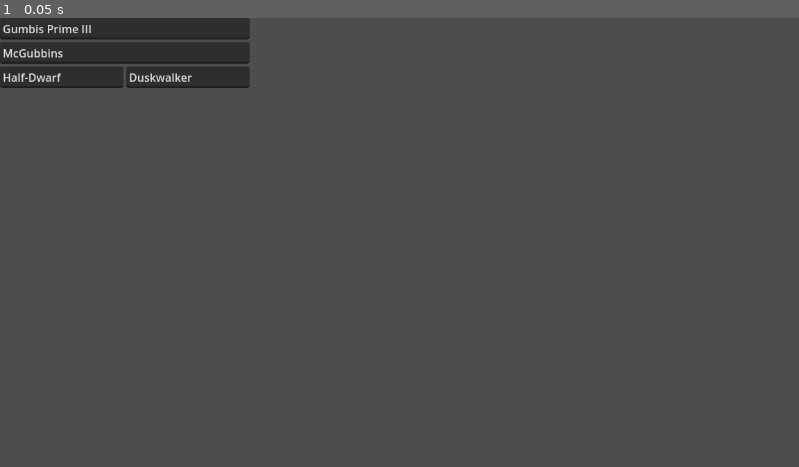
Above: before the commit, frame 1.
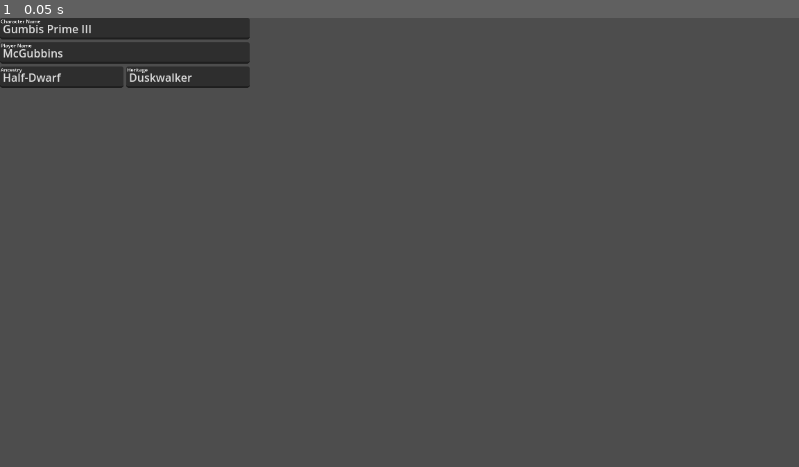
Above: after the commit, the same moment.

Repository: Norrick-McGee/ttrpg-mgmt
Game: Godot game, scene res://player_sheet.tscn
Two runs of this game, one before a commit and one after it. Both use one fixed random seed, a clock stepped at 60 frames per second and the inputs below.
Inputs:
- Up to frame 1 (0.05 s): no input

The runs differ from the first frame. In frame 1, less than 0.1% of the frame differs, in the area x 0-19%, y 0-13%.

Commit message:
changes made

Diff:
--- a/HLabeledLineEdit.gd
+++ b/HLabeledLineEdit.gd
@@ -5,7 +5,7 @@
 	set(value):
 		$LineEdit/Label.text = value
 	get():
-		return  $LineEdit/Label.text.text
+		return  $LineEdit/Label.text
 
 @export var default_text: String:
 	set(value):
--- a/player_sheet.tscn
+++ b/player_sheet.tscn
@@ -15,12 +15,14 @@
 offset_right = 360.0
 offset_bottom = 66.0
 
-[node name="CharacterNameHBox" parent="VBoxContainer" instance=ExtResource("1_okd58")]
+[node name="CharacterNameLineEdit" parent="VBoxContainer" instance=ExtResource("1_okd58")]
 layout_mode = 2
+label_text = "Character Name"
 default_text = "Gumbis Prime III"
 
-[node name="CharacterNameHBox2" parent="VBoxContainer" instance=ExtResource("1_okd58")]
+[node name="PlayerNameLineEdit" parent="VBoxContainer" instance=ExtResource("1_okd58")]
 layout_mode = 2
+label_text = "Player Name"
 default_text = "McGubbins"
 
 [node name="HBoxContainer" type="HBoxContainer" parent="VBoxContainer"]
@@ -30,9 +32,11 @@
 [node name="HLabeledLineEdit" parent="VBoxContainer/HBoxContainer" instance=ExtResource("1_okd58")]
 layout_mode = 2
 size_flags_horizontal = 3
+label_text = "Ancestry"
 default_text = "Half-Dwarf"
 
 [node name="HLabeledLineEdit2" parent="VBoxContainer/HBoxContainer" instance=ExtResource("1_okd58")]
 layout_mode = 2
 size_flags_horizontal = 3
+label_text = "Heritage"
 default_text = "Duskwalker"
